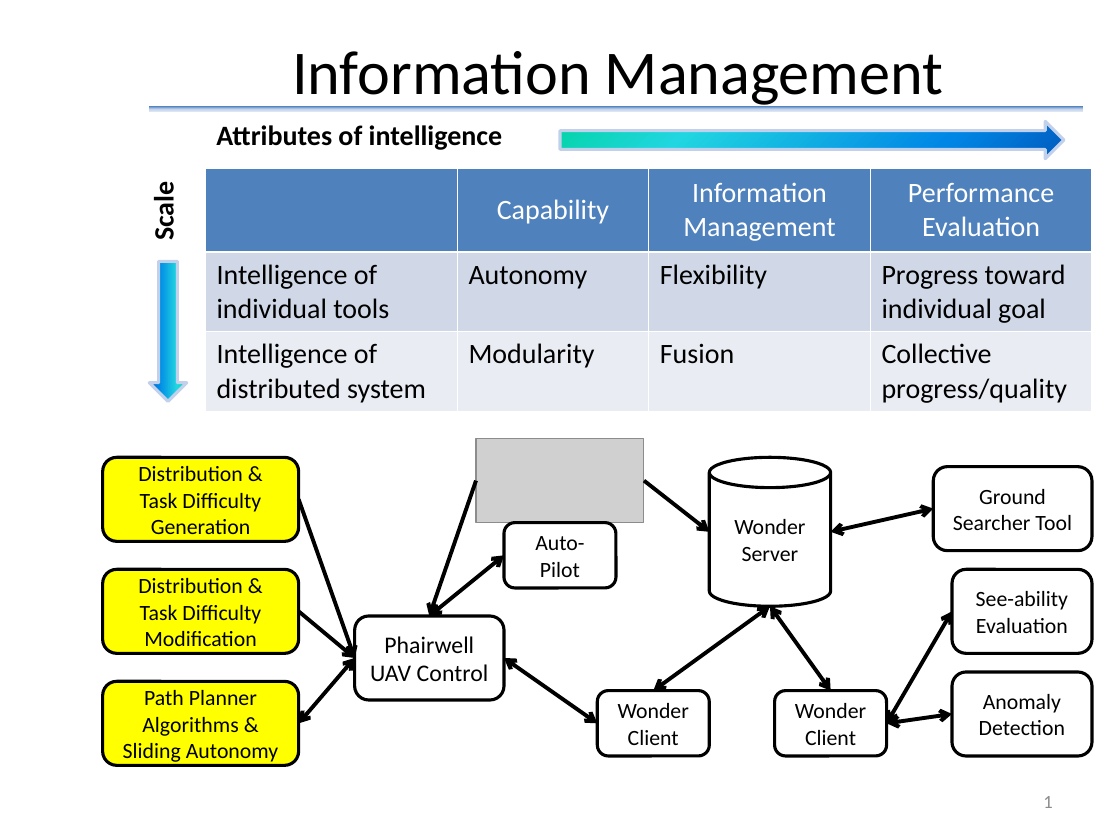
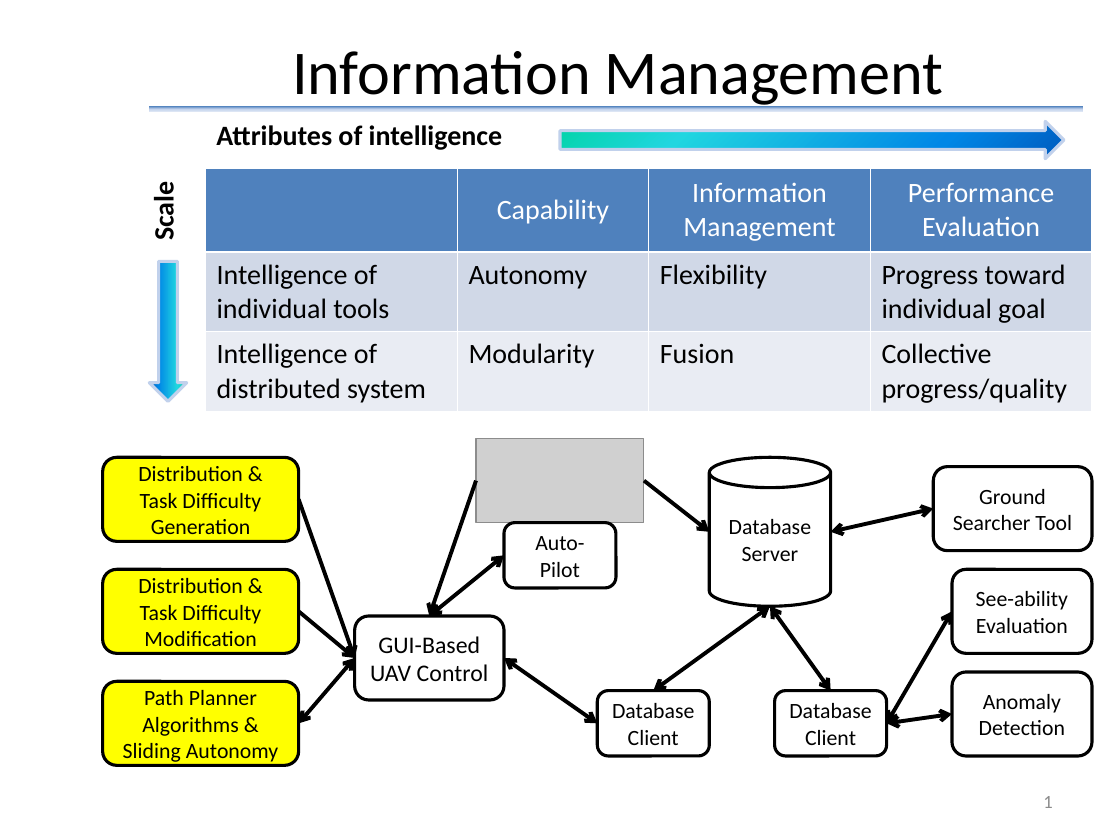
Before and after one commit to Lannyland/Dissertation, a slide deck: slide 1 of Dissertation/stuff/PPT4Images.pptx. Drawn at 1120x840 pixels with LibreOffice and Linux fonts; fonts in the diff are those of the drawing; grey boxes stand for pictures. Boxes give left, top, right and bottom in pixels: in the first picture for what was removed or moved away, otherwise in the second. Text is boxed around its words. In the diff, an @@ line names an element or a change of style, - is before the commit and + after.

```diff
--- a/Dissertation/stuff/PPT4Images.pptx
+++ b/Dissertation/stuff/PPT4Images.pptx
@@ text in cylinder at (729, 519, 811, 561): text changed @@
-Wonder Server
+Database Server
@@ text in rounded rectangle at (378, 636, 480, 653): text changed @@
-Phairwell
+GUI-Based
@@ text in rounded rectangle at (612, 703, 694, 745): text changed @@
-Wonder Client
+Database Client
@@ text in rounded rectangle at (795, 703, 866, 745): text changed @@
-Wonder Client
+DatabaseClient
```
Also in this commit, not shown: 1 other slide changed, 10 other files.
